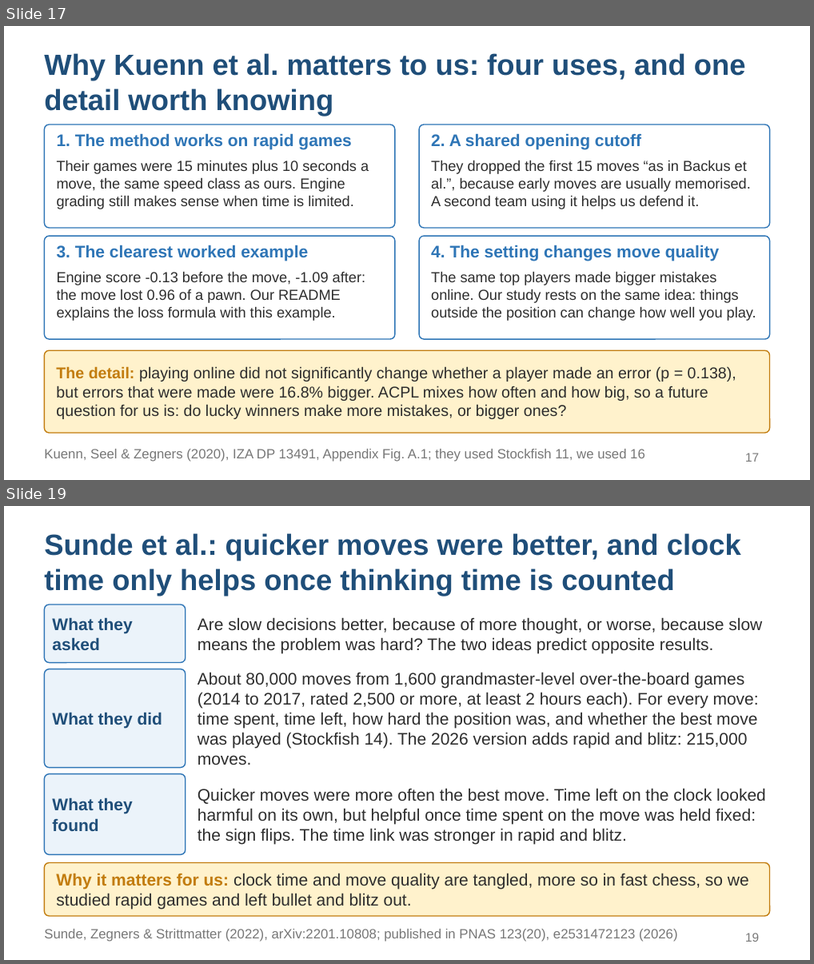
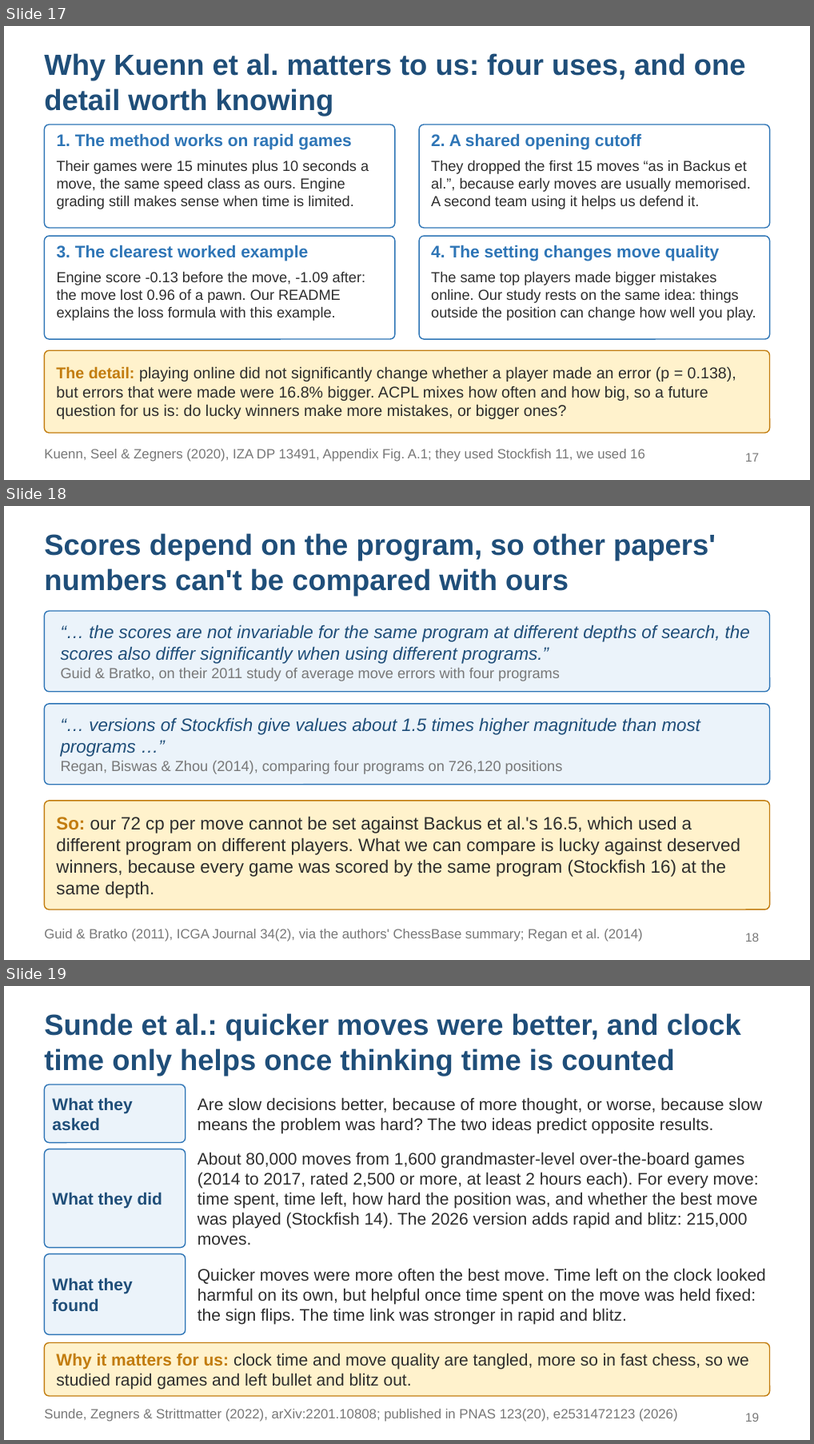
Before and after one commit to KaranaGulati/ContinuedLearningResearch, a slide deck: slides/study2-final.pptx. Shown one above the other, each under a label of ours: slides 17 and 19 before the commit, slides 17, 18 and 19 after it; the slides between them are not shown. The pictures are 814x964 and 814x1444 pixels, drawn with LibreOffice and Linux fonts; fonts in the diff are those of the drawing. Boxes give left, top, right and bottom in pixels: in the first picture for what was removed or moved away, otherwise in the second. Text is boxed around its words. In the diff, an @@ line names an element or a change of style, - is before the commit and + after.

```diff
--- a/slides/study2-final.pptx
+++ b/slides/study2-final.pptx
@@ slide 18 added at [4, 506, 810, 960], background #FFFFFF @@
@@ title added at [44, 533, 716, 596], 26 pt, text #1F4E79, bold @@
+Scores depend on the program, so other papers' numbers can't be compared with ours
@@ rounded rectangle added at [44, 611, 770, 692], fill #EBF3FA, outline #2E75B6 1 pt @@
@@ text added at [61, 624, 750, 681], 16 pt, text #1F4E79, italic @@
+“… the scores are not invariable for the same program at different depths of search, the scores also differ significantly when using different programs.”
+Guid & Bratko, on their 2011 study of average move errors with four programs
@@ rounded rectangle added at [44, 704, 770, 784], fill #EBF3FA, outline #2E75B6 1 pt @@
@@ text added at [61, 717, 701, 774], 16 pt, text #1F4E79, italic @@
+“… versions of Stockfish give values about 1.5 times higher magnitude than most programs …”
+Regan, Biswas & Zhou (2014), comparing four programs on 726,120 positions
@@ rounded rectangle added at [44, 800, 770, 909], fill #FFF2CC, outline #C27C0E 1 pt @@
@@ text added at [56, 816, 741, 898], 16 pt, text #2D2D2D @@
+So: our 72 cp per move cannot be set against Backus et al.'s 16.5, which used a different program on different players. What we can compare is lucky against deserved winners, because every game was scored by the same program (Stockfish 16) at the same depth.
@@ text added at [44, 928, 642, 941], 12 pt, text #777777 @@
+Guid & Bratko (2011), ICGA Journal 34(2), via the authors' ChessBase summary; Regan et al. (2014)
@@ page number added at [746, 932, 759, 941], 11 pt, text #777777 @@
+18
```
Also in this commit, not shown: 1 slide changed, 1 slide removed, 1 other file.
